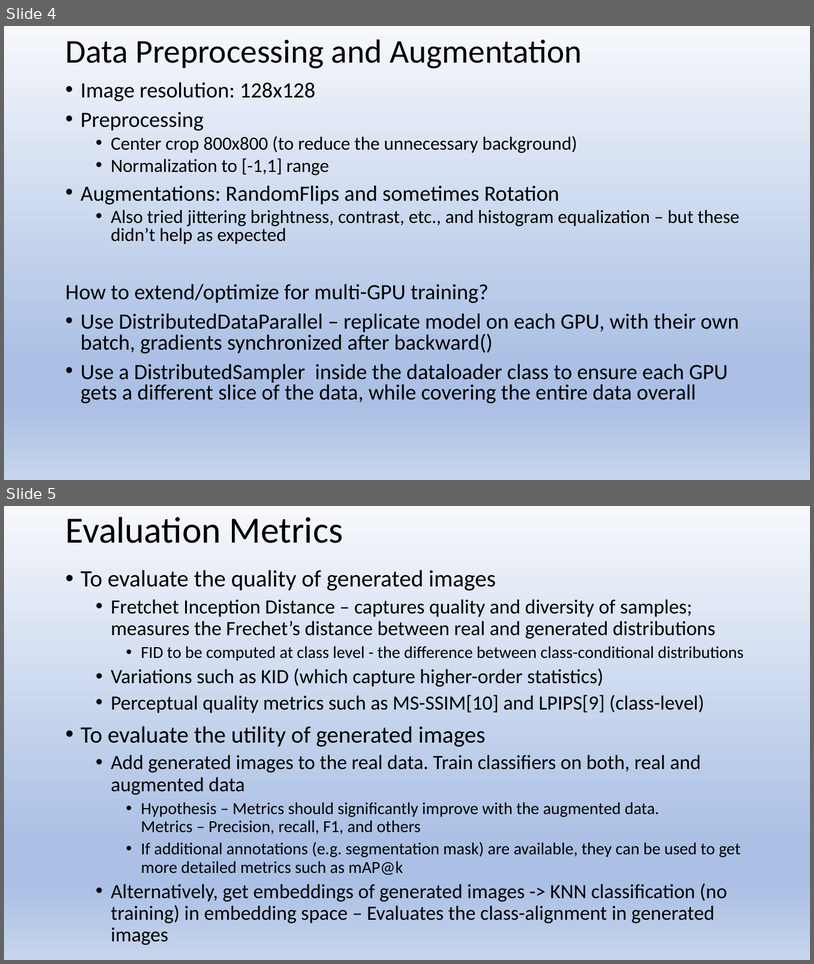
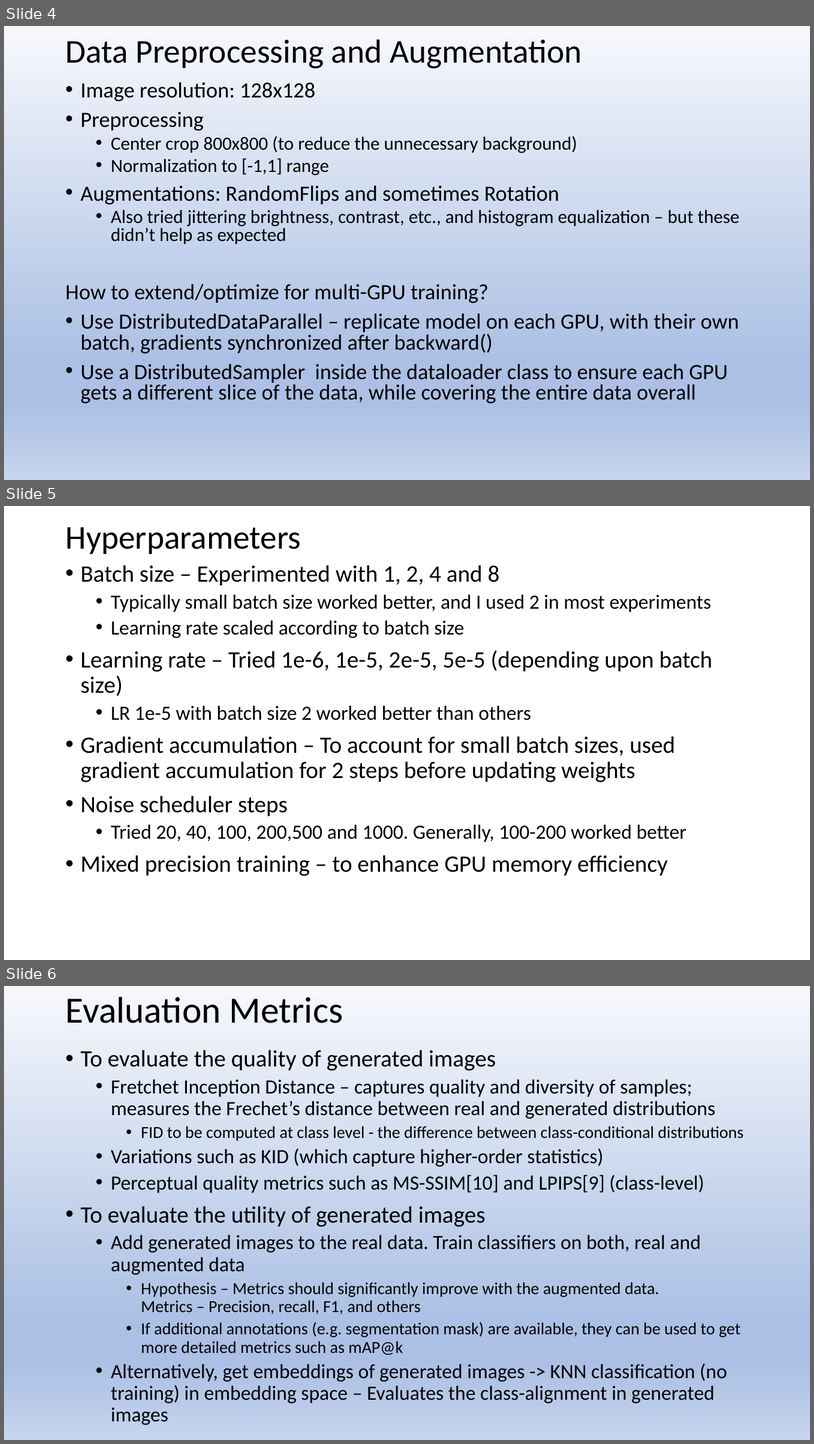
Before and after one commit to avadhutsardeshmukh/dit-finetune, a slide deck: AI_Challenge.pptx. Shown one above the other, each under a label of ours: slides 4 and 5 before the commit, slides 4, 5 and 6 after it. The pictures are 814x964 and 814x1444 pixels, drawn with LibreOffice and Linux fonts; fonts in the diff are those of the drawing. Boxes give left, top, right and bottom in pixels: in the first picture for what was removed or moved away, otherwise in the second. Text is boxed around its words. In the diff, an @@ line names an element or a change of style, - is before the commit and + after.

```diff
--- a/AI_Challenge.pptx
+++ b/AI_Challenge.pptx
@@ slide 5 added at box(4, 506, 810, 960), background #FFFFFF @@
@@ title added at box(65, 527, 301, 554), 39.6 pt, text #000000 @@
+Hyperparameters
@@ text added at box(81, 565, 713, 876), 28 pt, text #000000 @@
+• Batch size – Experimented with 1, 2, 4 and 8
+  • Typically small batch size worked better, and I used 2 in most experiments
+  • Learning rate scaled according to batch size
+• Learning rate – Tried 1e-6, 1e-5, 2e-5, 5e-5 (depending upon batch size)
+  • LR 1e-5 with batch size 2 worked better than others
+• Gradient accumulation – To account for small batch sizes, used gradient accumulation for 2 steps before updating weights
+• Noise scheduler steps
+  • Tried 20, 40, 100, 200,500 and 1000. Generally, 100-200 worked better
+• Mixed precision training – to enhance GPU memory efficiency
@@ what was slide 5 is now slide 6 @@
```
Also in this commit, not shown: 1 slide changed.
